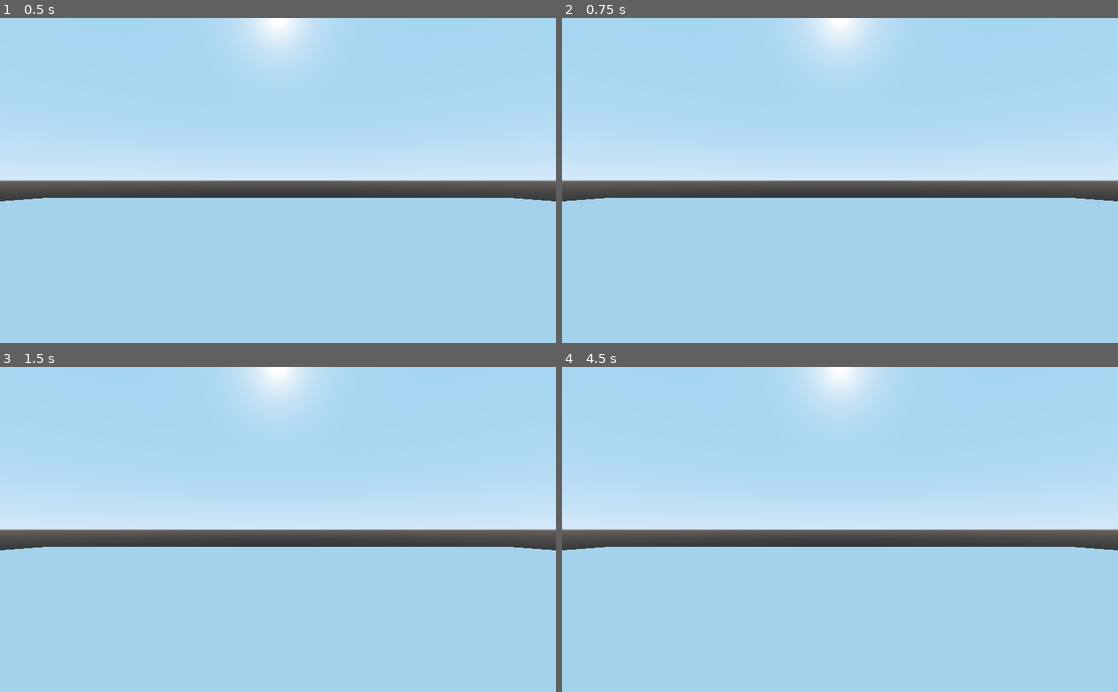
Above: before the commit, frames 1-4 (two rows, left to right).
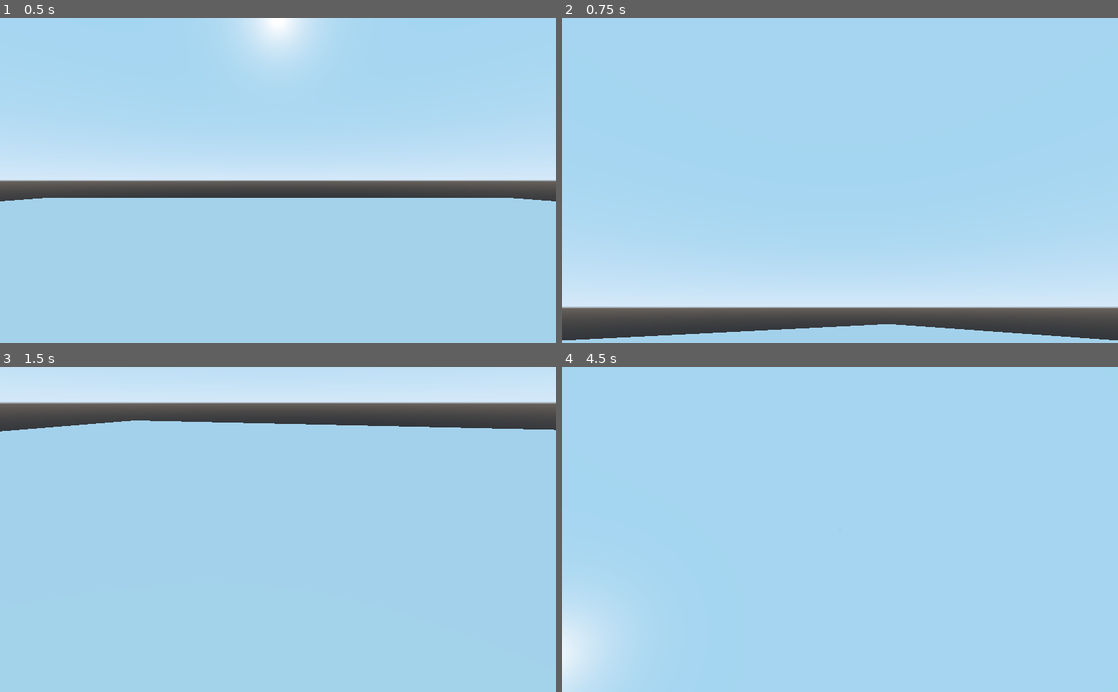
Above: after the commit, the same moments.

Repository: Chaotica-interactive/the-oddity
Game: Godot game, scene res://Master.tscn
Two runs of this game, one before a commit and one after it. Both use one fixed random seed, a clock stepped at 60 frames per second and the inputs below.
Inputs (mouse positions are in pixels of both pictures, inside the frame that each line leads up to):
- Up to frame 1 (0.5 s): no input
- Up to frame 2 (0.75 s): tap Enter at 0.5 s; move the mouse to (962, 164) at 0.52 s
- Up to frame 3 (1.5 s): tap Space at 1.25 s; move the mouse to (166, 545) at 1.27 s
- Up to frame 4 (4.5 s): tap Enter at 2, 3.5 s; move the mouse to (895, 458) at 2.02 s; tap Space at 2.75, 4.25 s; move the mouse to (812, 594) at 2.77 s; move the mouse to (1006, 578) at 3.52 s; move the mouse to (673, 480) at 4.27 s

Frame 1 is identical in both runs. In frame 2, 35% of the frame differs, in the area x 0-100%, y 0-100%; in frame 3, 31%; in frame 4, 18%.

Commit message:
get mouselook working

Diff:
--- a/scripts/Player.gd
+++ b/scripts/Player.gd
@@ -1,3 +1,36 @@
 extends KinematicBody
 
 class_name player
+
+#--------------- VARIABLES ----------------
+# cam controls
+export var MOUSE_SENSITIVITY : float = 1.0
+const MAX_LOOK_ANGLE : float = 90.0
+const MIN_LOOK_ANGLE : float = -90.0
+
+# vectors
+var mouseDelta : Vector2 = Vector2.ZERO
+
+# player componants
+onready var camera = get_node("Camera")
+
+#--------------- FUNCTIONS ----------------
+# gets called every time an input is made
+func _input(event):
+	# check if mouse moved
+	if event is InputEventMouseMotion:
+		mouseDelta = event.relative
+
+# gets called every frame
+func _process(delta):
+	# rotate camera along X axis
+	camera.rotation_degrees -= Vector3(rad2deg(mouseDelta.y),0,0) * MOUSE_SENSITIVITY * delta
+
+	# now clamp the X rotation so the player cant do crazy ass acrobatics while standing still
+	camera.rotation_degrees.x = clamp(camera.rotation_degrees.x, MIN_LOOK_ANGLE, MAX_LOOK_ANGLE)
+
+	# rotate the player themself along the Y axis
+	rotation_degrees -= Vector3(0,rad2deg(mouseDelta.x),0) * MOUSE_SENSITIVITY * delta
+
+	# reset mouse delta vector
+	mouseDelta = Vector2.ZERO
